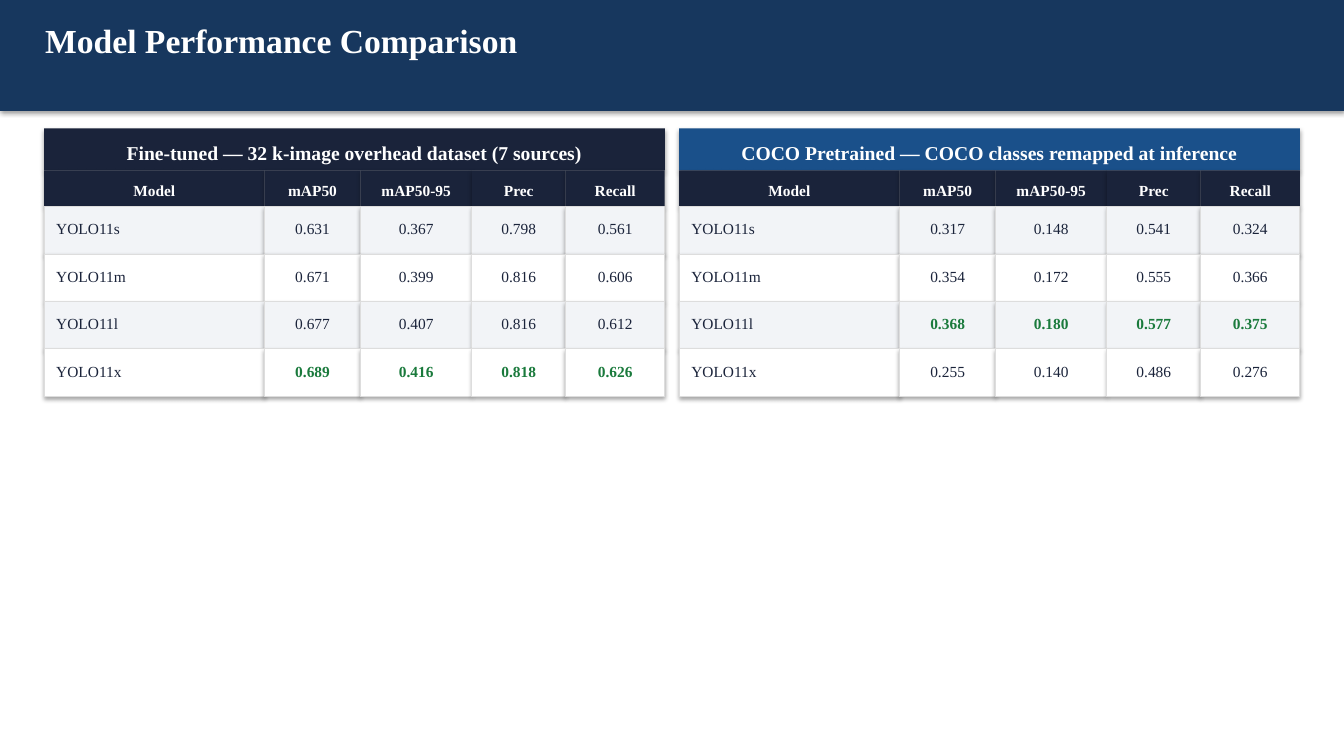
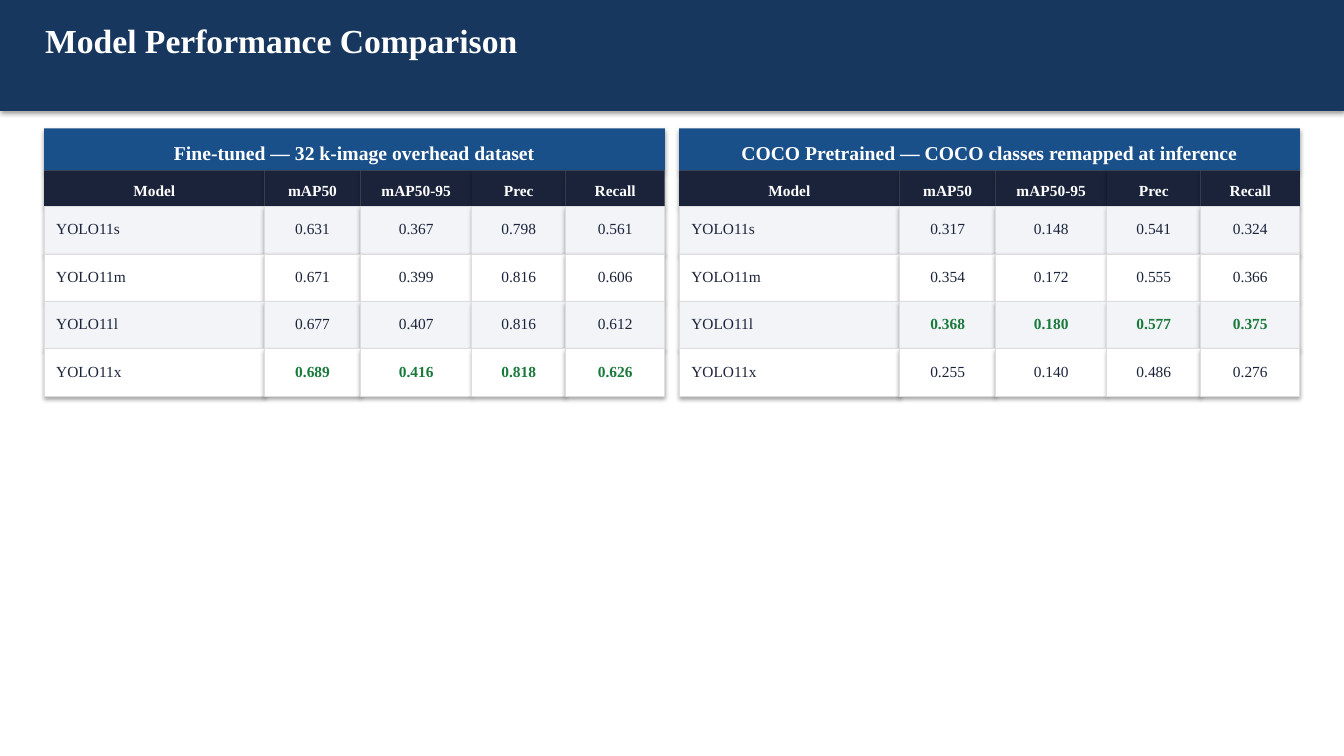
Before and after one commit to AmirHoseinTaherkhani/object-mapping, a slide deck: slide 12 of docs/slides_limitations_updated.pptx. Drawn at 1344x756 pixels with LibreOffice and Linux fonts; fonts in the diff are those of the drawing. Boxes give left, top, right and bottom in pixels: in the first picture for what was removed or moved away, otherwise in the second. Text is boxed around its words. In the diff, an @@ line names an element or a change of style, - is before the commit and + after.

```diff
--- a/docs/slides_limitations_updated.pptx
+++ b/docs/slides_limitations_updated.pptx
@@ rectangle at (44,128,665,170): fill #1A233A to #1A508A @@
@@ text at (174,146,534,165): text changed @@
-Fine-tuned — 32 k-image overhead dataset (7 sources)
+Fine-tuned — 32 k-image overhead dataset
```
Also in this commit, not shown: 4 other slides changed, 7 slides added, 1 other file.
